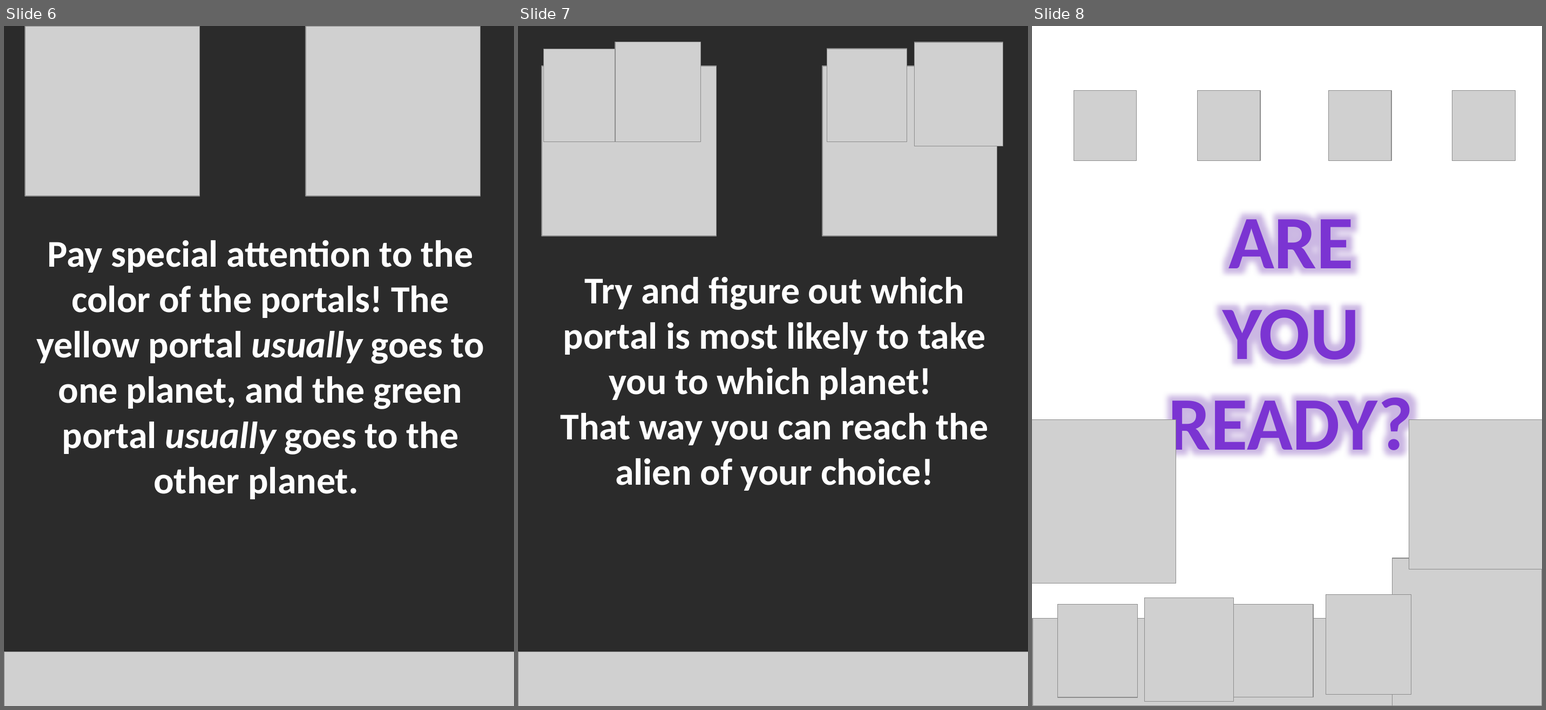
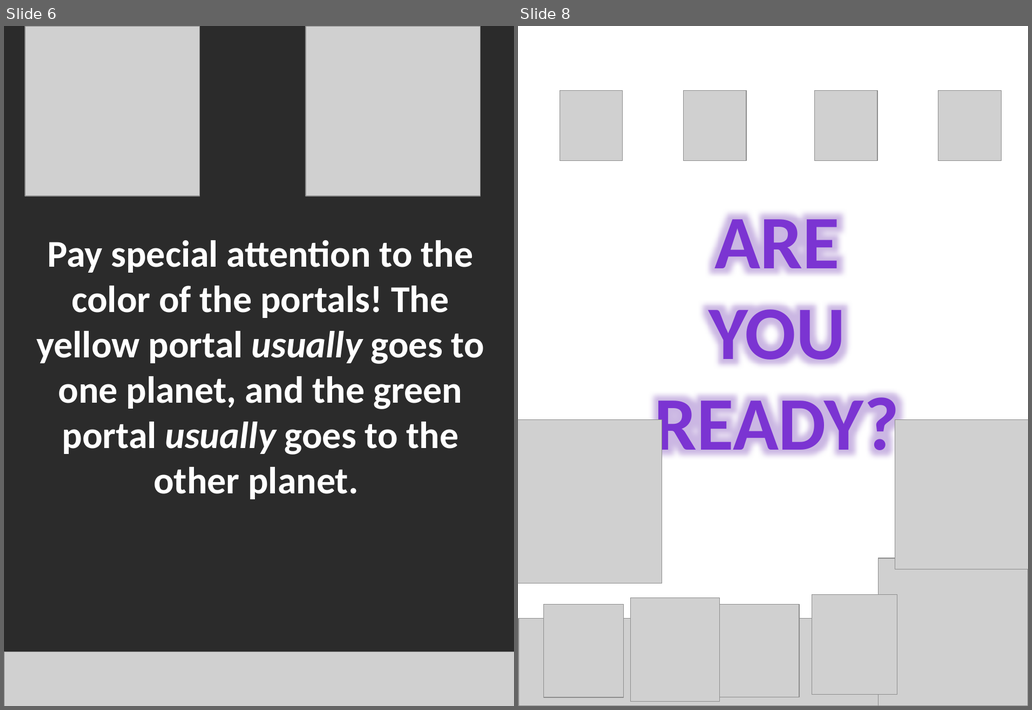
Before and after one commit to pab2163/spaceTreasureRLTask, a slide deck: images/instructions2.pptx. Shown side by side, each under a label of ours: slides 6, 7 and 8 before the commit, slides 6 and 8 after it; the slides between them are not shown. The pictures are 1546x710 and 1032x710 pixels, drawn with LibreOffice and Linux fonts; fonts in the diff are those of the drawing; grey boxes stand for pictures; background and template pictures are left out; a plain dark background stands for a picture behind light text. Boxes give left, top, right and bottom in pixels: in the first picture for what was removed or moved away, otherwise in the second. Text is boxed around its words. In the diff, an @@ line names an element or a change of style, - is before the commit and + after.

```diff
--- a/images/instructions2.pptx
+++ b/images/instructions2.pptx
@@ slide 7 removed at [518,26,1028,706], background picture (left out) @@
@@ picture removed at [544,49,623,142] @@
@@ picture removed at [615,42,701,142] @@
@@ picture removed at [827,49,907,142] @@
@@ picture removed at [915,42,1004,146] @@
@@ picture removed at [542,66,717,236] @@
@@ picture removed at [823,66,998,236] @@
@@ text removed at [561,277,988,491] @@
-Try and figure out which portal is most likely to take you to which planet!
-That way you can reach the alien of your choice!
@@ picture removed at [518,652,1028,706] @@
```
Also in this commit, not shown: 1 slide added, 1 other file.
